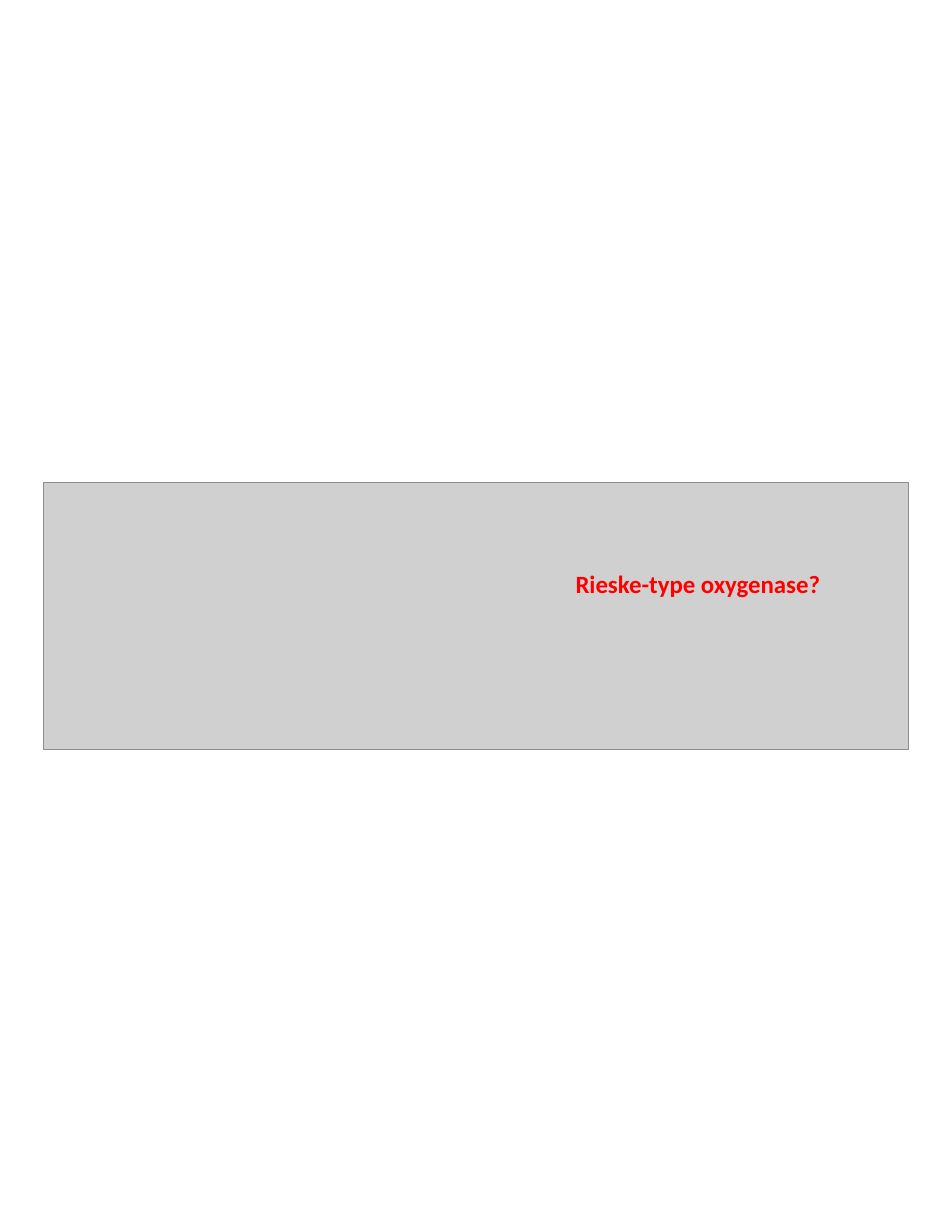
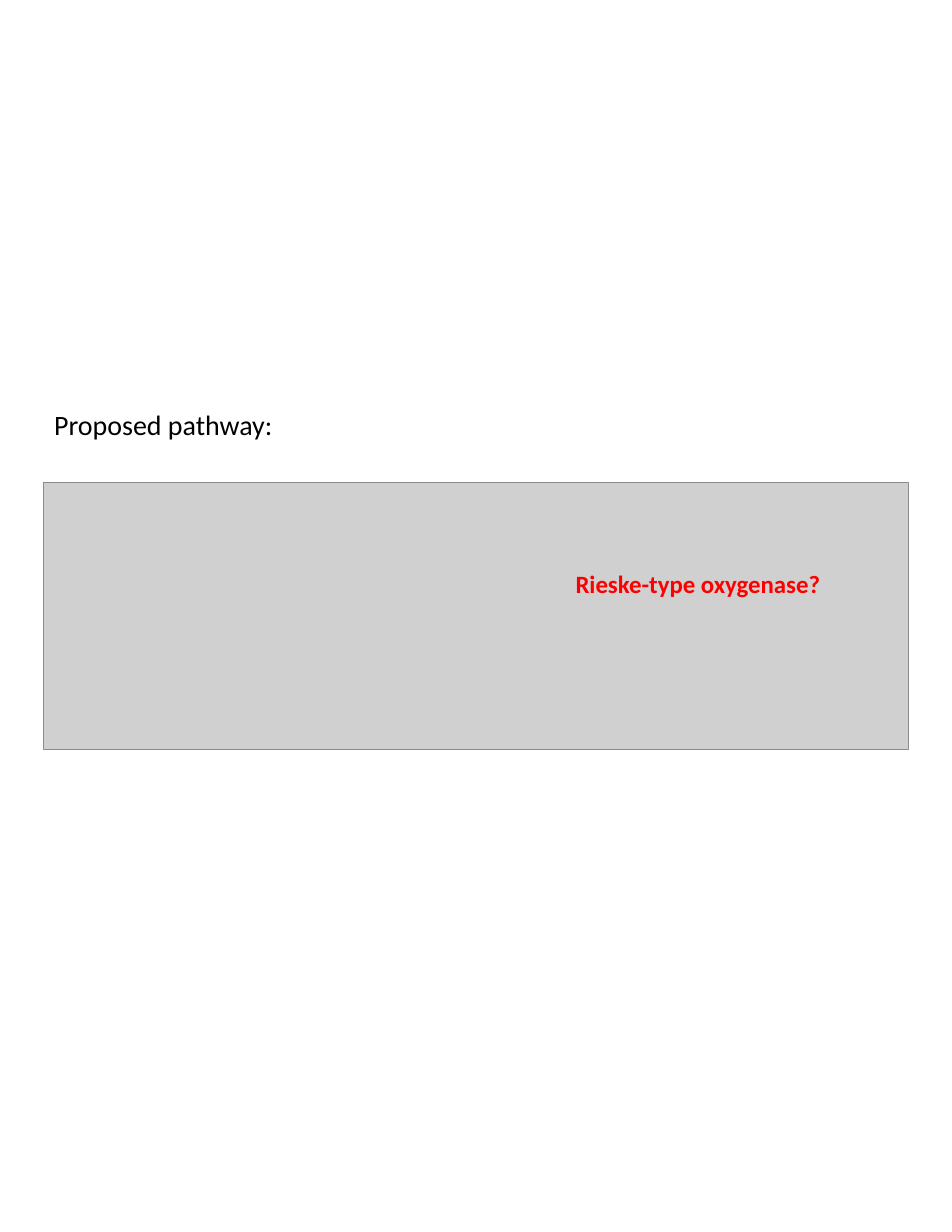
Before and after one commit to bryceaskey/scutellariaMetabolites, a slide deck: slide 16 of figures/manuscript/isoscutellarin/figure_legend.pptx. Drawn at 952x1232 pixels with LibreOffice and Linux fonts; fonts in the diff are those of the drawing; grey boxes stand for pictures. Boxes give left, top, right and bottom in pixels: in the first picture for what was removed or moved away, otherwise in the second. Text is boxed around its words. In the diff, an @@ line names an element or a change of style, - is before the commit and + after.

```diff
--- a/figures/manuscript/isoscutellarin/figure_legend.pptx
+++ b/figures/manuscript/isoscutellarin/figure_legend.pptx
@@ text added at (x1=54, y1=415, x2=272, y2=440), 18 pt, text #000000 @@
+Proposed pathway:
```
Also in this commit, not shown: 2 other slides changed, 3 other files.
